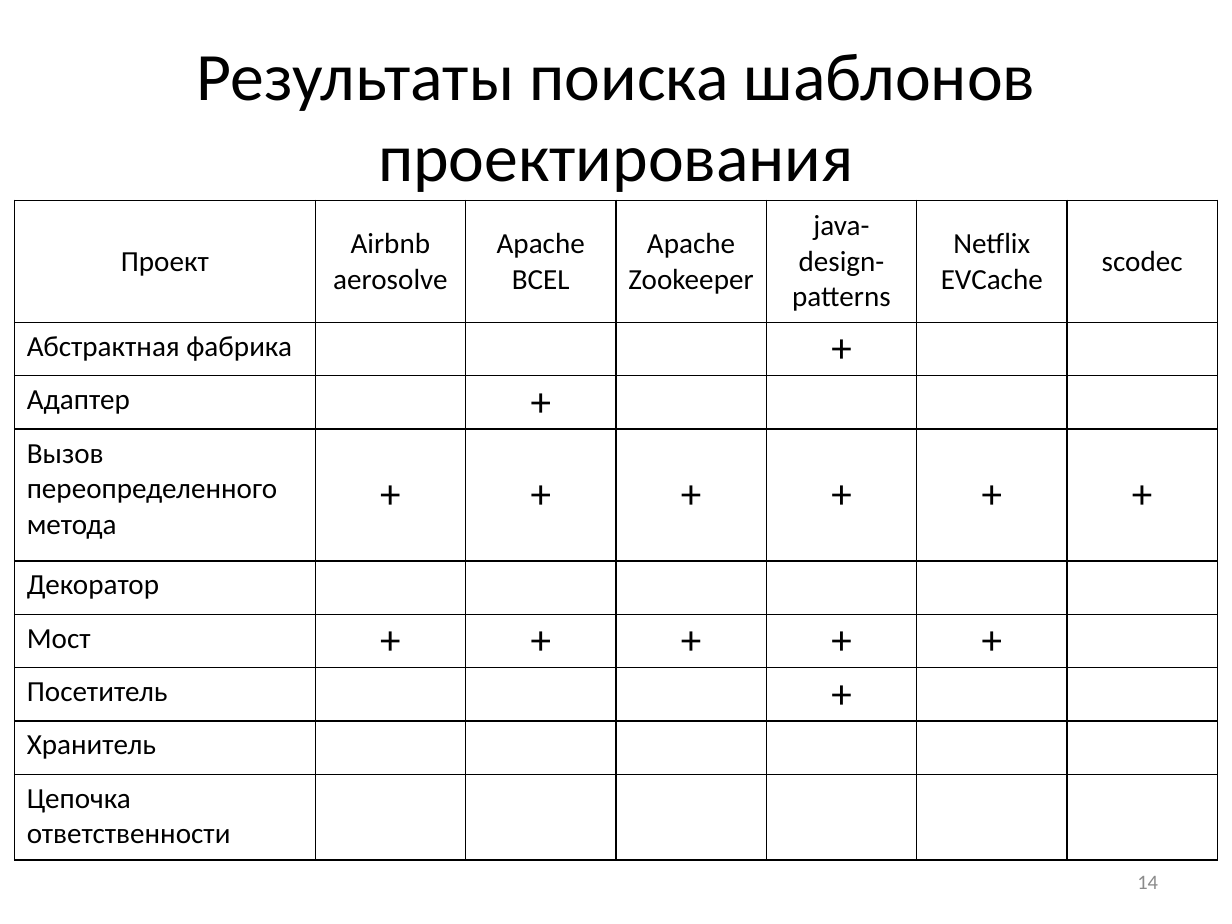
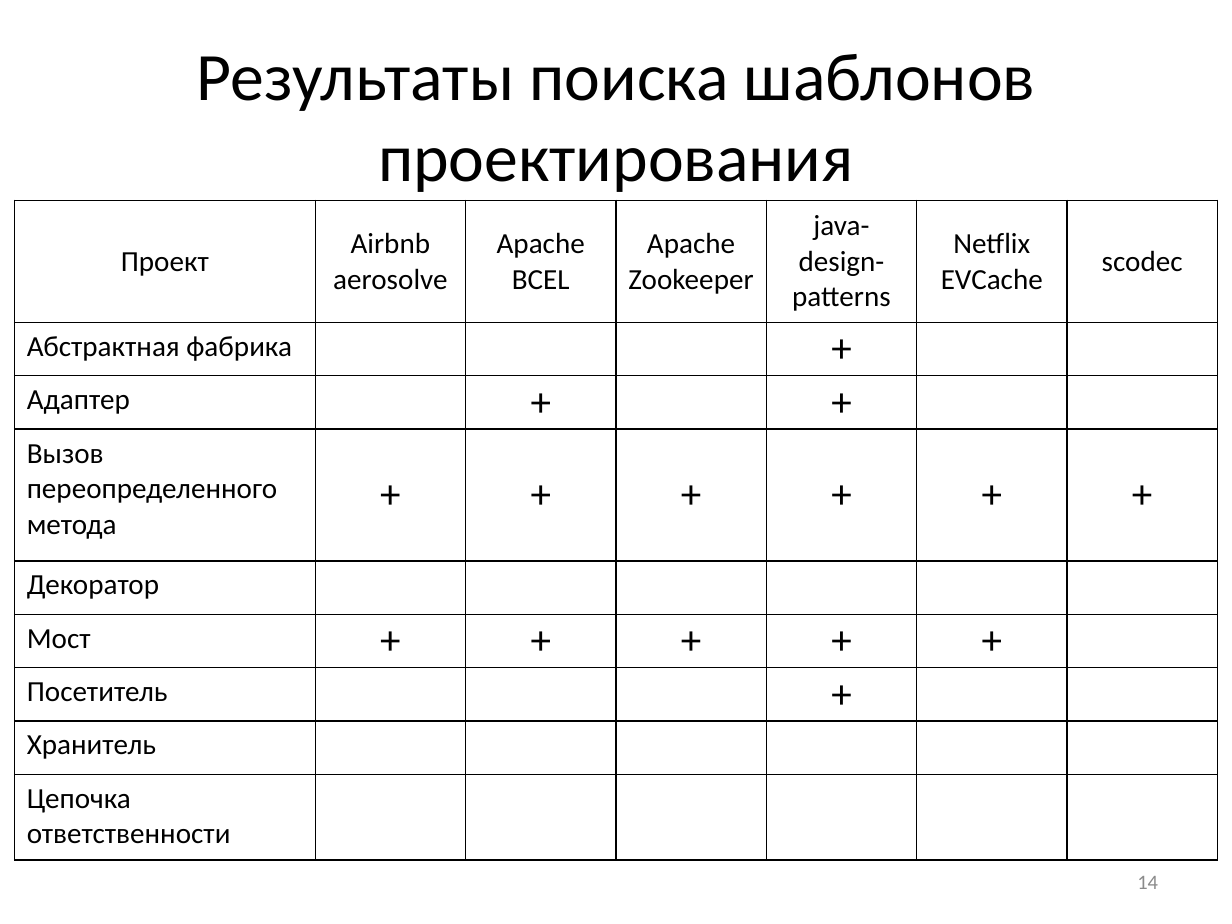
Before and after one commit to elsid/master, a slide deck: slide 14 of predefence/presentation.pptx. Drawn at 1232x924 pixels with LibreOffice and Linux fonts; fonts in the diff are those of the drawing. Boxes give left, top, right and bottom in pixels: in the first picture for what was removed or moved away, otherwise in the second. Text is boxed around its words. In the diff, an @@ line names an element or a change of style, - is before the commit and + after.

Commit message:
Fix predefence presentation

```diff
--- a/predefence/presentation.pptx
+++ b/predefence/presentation.pptx
@@ table at [15,201,1217,860] @@
-row 3, column 5: 
+row 3, column 5: +
```
Also in this commit, not shown: 1 other file.
